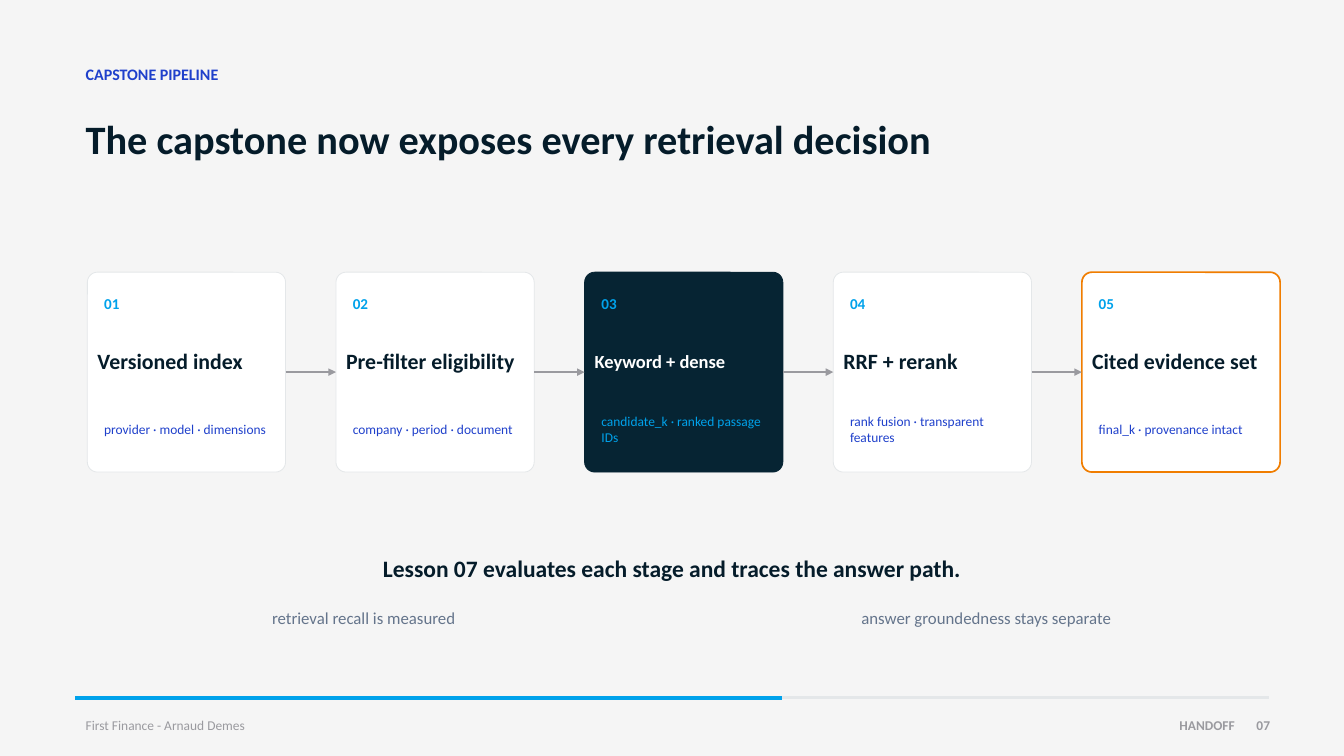
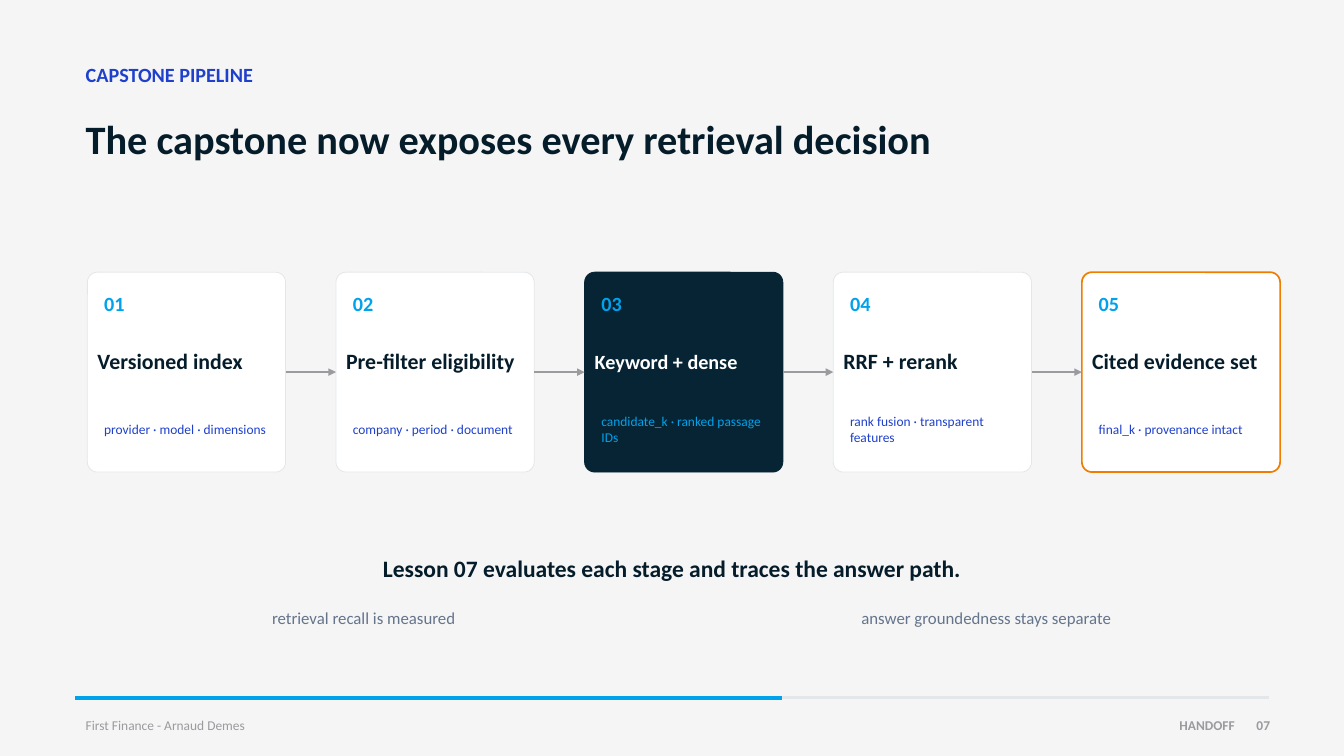
Before and after one commit to Nonocho/finai-academy, a slide deck: slide 7 of decks/06-hybrid-retrieval.pptx. Drawn at 1344x756 pixels with LibreOffice and Linux fonts; fonts in the diff are those of the drawing. Boxes give left, top, right and bottom in pixels: in the first picture for what was removed or moved away, otherwise in the second. Text is boxed around its words. In the diff, an @@ line names an element or a change of style, - is before the commit and + after.

```diff
--- a/decks/06-hybrid-retrieval.pptx
+++ b/decks/06-hybrid-retrieval.pptx
@@ text "CAPSTONE PIPELINE" at (x1=86, y1=68, x2=253, y2=82): size 14.2 to 18 pt @@
@@ size 13.5 to 18 pt in 5 elements at (x1=104, y1=297, x2=124, y2=311), (x1=353, y1=297, x2=373, y2=311), (x1=601, y1=298, x2=621, y2=311), (x1=850, y1=297, x2=870, y2=311), (x1=1099, y1=297, x2=1119, y2=311) @@
@@ text "Keyword + dense" at (x1=595, y1=355, x2=738, y2=373): size 16.5 to 18 pt @@
```
Also in this commit, not shown: 5 other slides changed.
